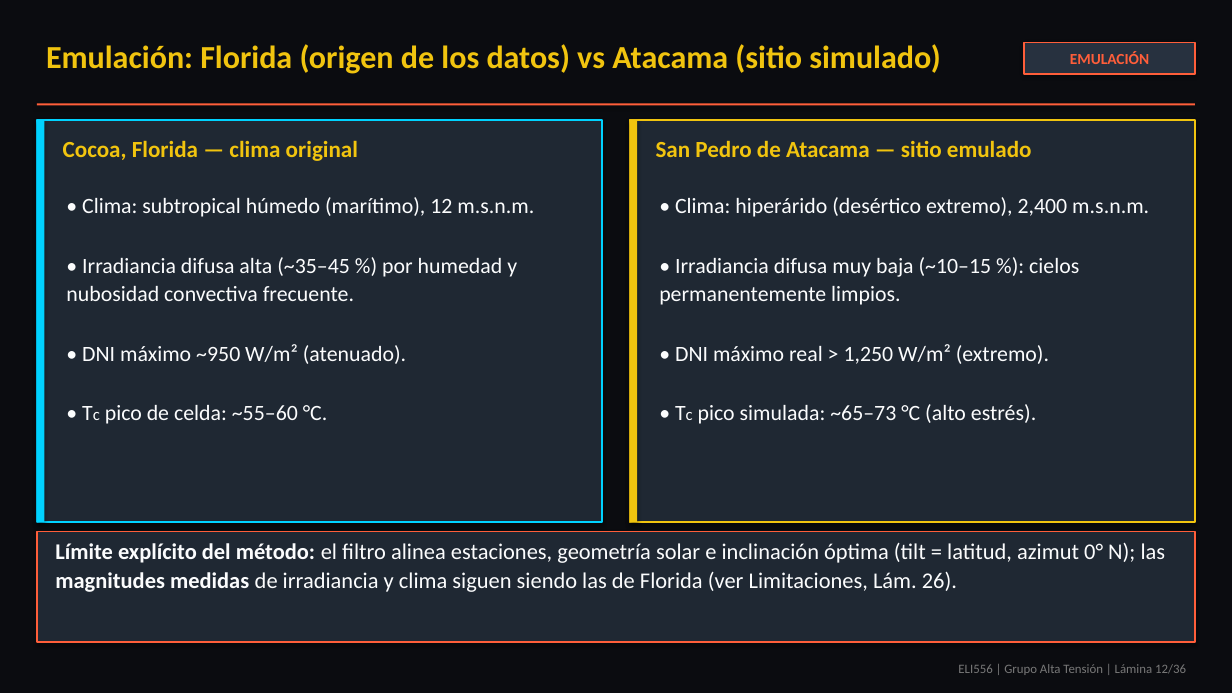
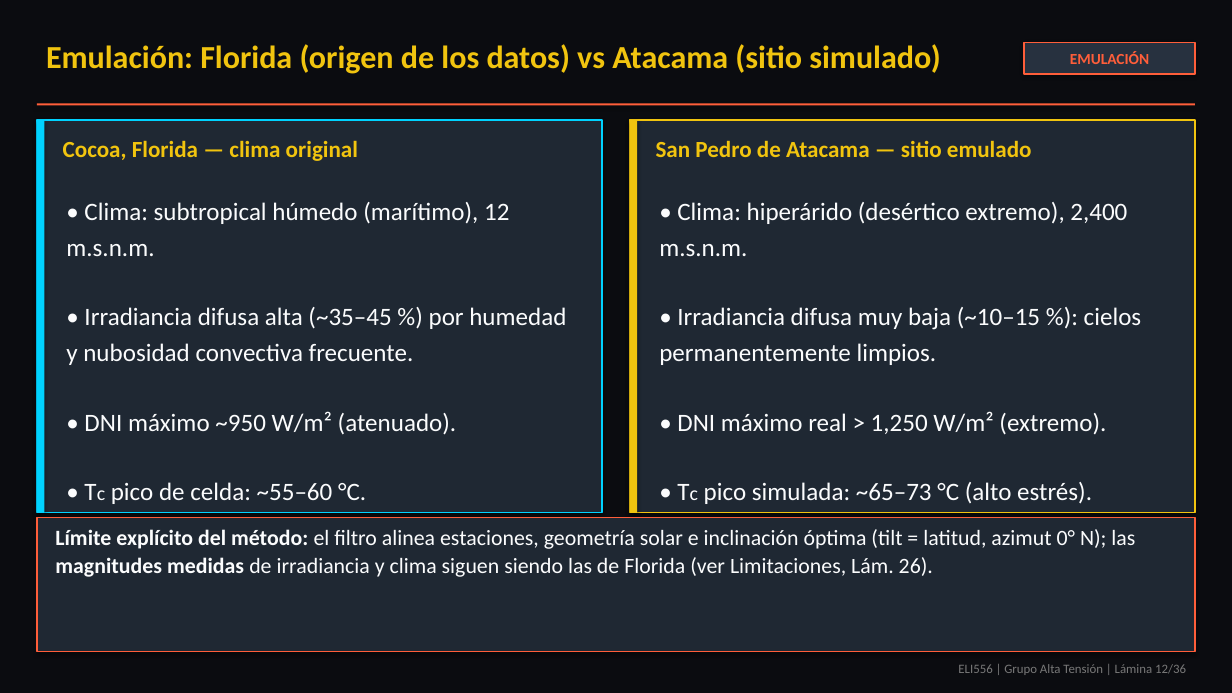
Before and after one commit to theChosen16/t2-paneles, a slide deck: slide 12 of output/Presentacion_Final_ELI556_Atacama_POA_Tarea2_revisado.pptx. Drawn at 1232x693 pixels with LibreOffice and Linux fonts; fonts in the diff are those of the drawing. Boxes give left, top, right and bottom in pixels: in the first picture for what was removed or moved away, otherwise in the second. Text is boxed around its words. In the diff, an @@ line names an element or a change of style, - is before the commit and + after.

Commit message:
style: optimize presentation font sizes, diagram box layouts, and crop circuit equivalent diagram

```diff
--- a/output/Presentacion_Final_ELI556_Atacama_POA_Tarea2_revisado.pptx
+++ b/output/Presentacion_Final_ELI556_Atacama_POA_Tarea2_revisado.pptx
@@ rectangle: place and size @@
-rectangle at (37, 120, 603, 522)
+rectangle at (37, 120, 603, 513)
@@ rectangle: place and size @@
-rectangle at (37, 120, 44, 522)
+rectangle at (37, 120, 44, 513)
@@ rectangle: place and size @@
-rectangle at (630, 120, 1196, 522)
+rectangle at (630, 120, 1196, 513)
@@ rectangle: place and size @@
-rectangle at (630, 120, 638, 522)
+rectangle at (630, 120, 638, 513)
@@ text "• Clima: subtropical húmedo (marítimo), ..." at (66, 202, 566, 504): size 17 to 19.5 pt; size 13 to 15.5 pt in "Tc"; line spacing 1.1 to 1.2 @@
@@ text "• Clima: hiperárido (desértico extremo), ..." at (659, 202, 1142, 504): size 17 to 19.5 pt; size 13 to 15.5 pt in "Tc"; line spacing 1.1 to 1.2 @@
@@ rectangle: place and size @@
-rectangle at (37, 531, 1195, 642)
+rectangle at (37, 518, 1195, 652)
@@ text "Límite explícito del método: el ...": place and size @@
-text "Límite explícito del método: el ..." at (55, 542, 1166, 592)
+text "Límite explícito del método: el ..." at (55, 529, 1135, 577)
@@ text "Límite explícito del método: el ..." at (55, 529, 1135, 577): size 17.5 to 17 pt @@
```
Also in this commit, not shown: 31 other slides changed, 10 other files.
